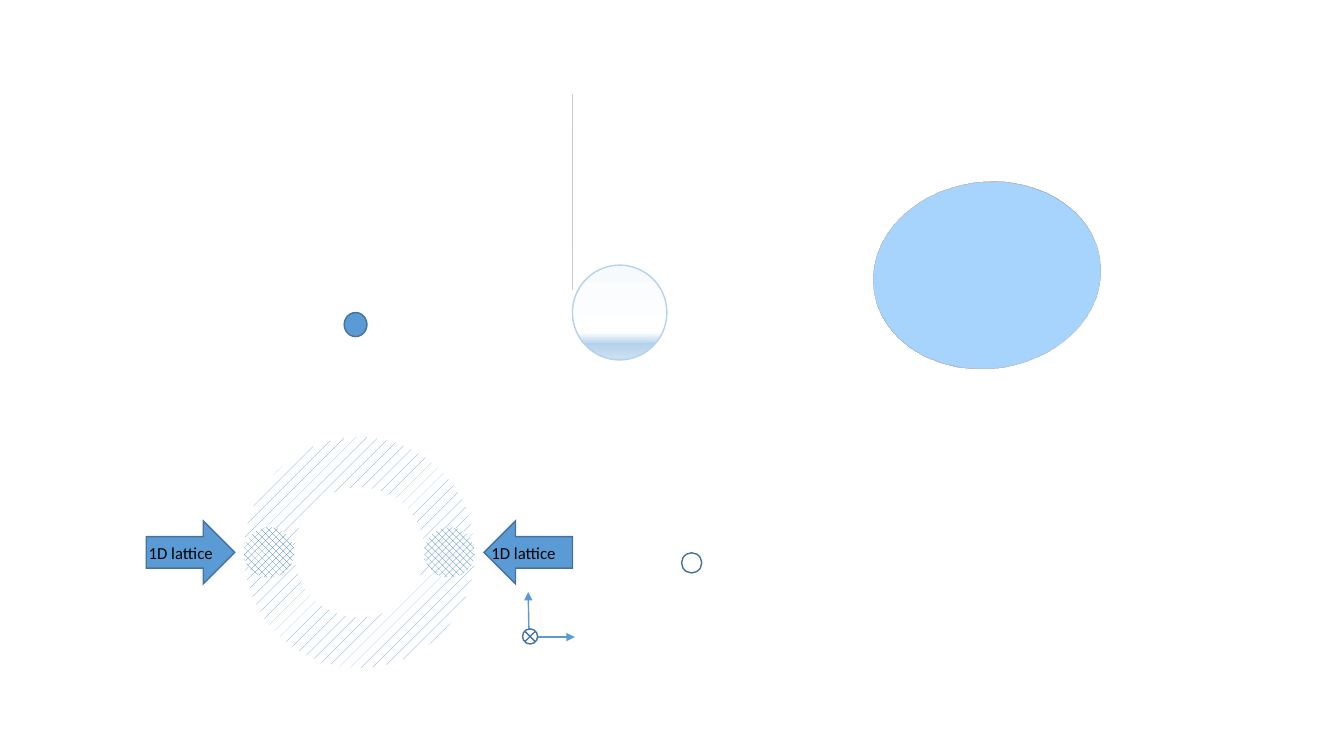
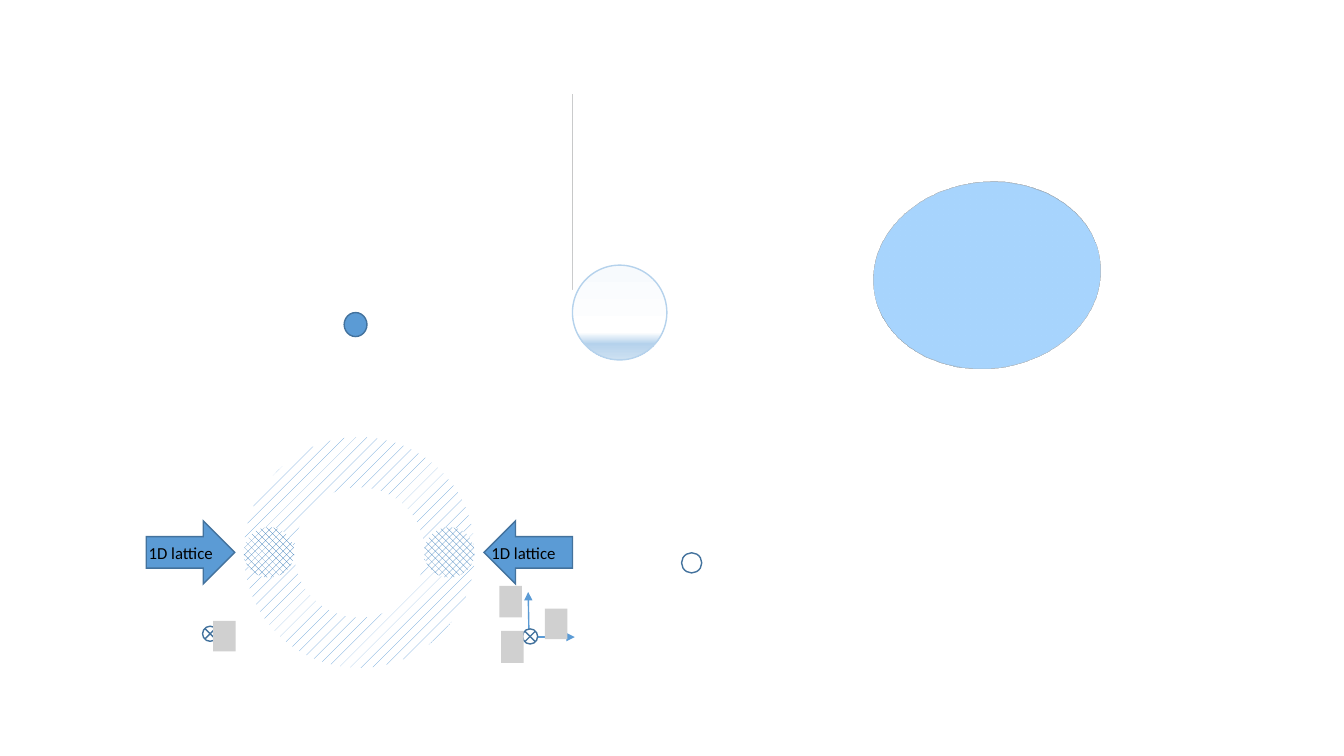
Before and after one commit to dgenkina/ImagingPaper, a slide deck: slide 2 of Picture1ab.pptx. Drawn at 1344x756 pixels with LibreOffice and Linux fonts; fonts in the diff are those of the drawing; grey boxes stand for pictures. Boxes give left, top, right and bottom in pixels: in the first picture for what was removed or moved away, otherwise in the second. Text is boxed around its words. In the diff, an @@ line names an element or a change of style, - is before the commit and + after.

```diff
--- a/Picture1ab.pptx
+++ b/Picture1ab.pptx
@@ picture added at (499,586,521,617) @@
@@ flow chart summing junction added at (203,626,218,641), fill #FFFFFF, outline #43739E 1 pt @@
@@ picture added at (213,621,235,651) @@
@@ picture added at (545,609,568,639) @@
@@ picture added at (501,631,523,663) @@
```
Also in this commit, not shown: 6 other files.
